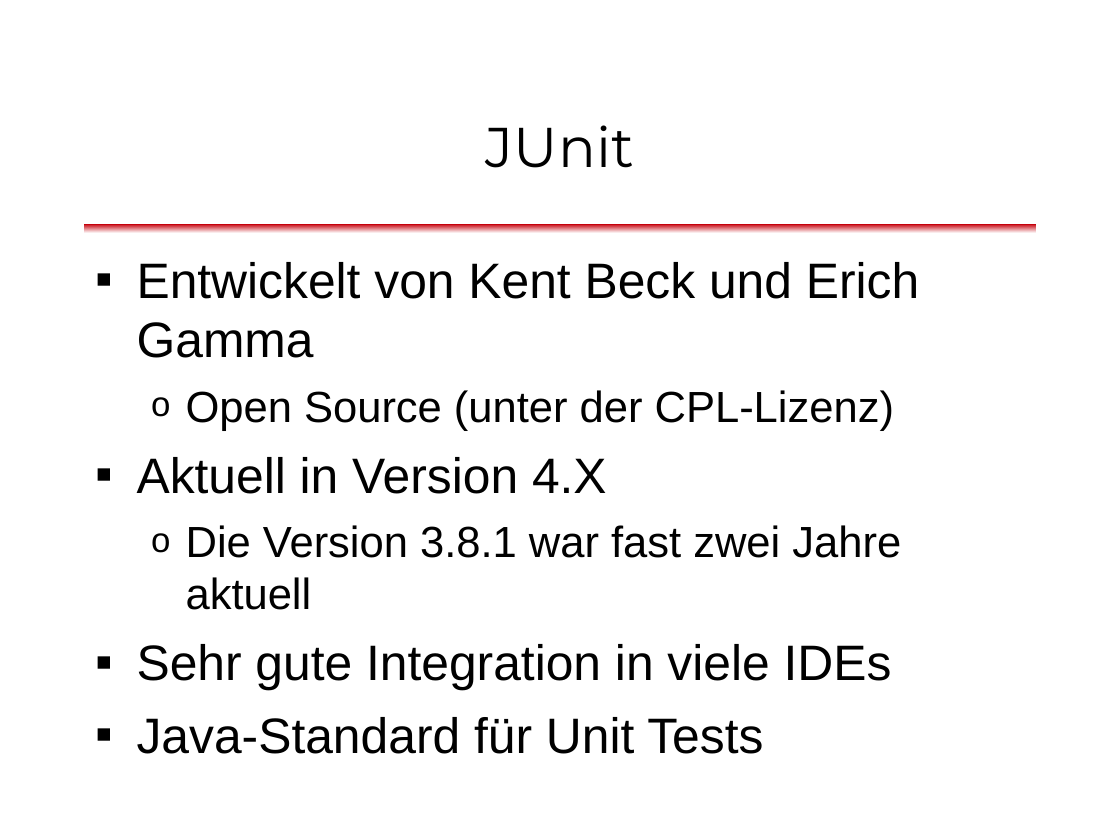
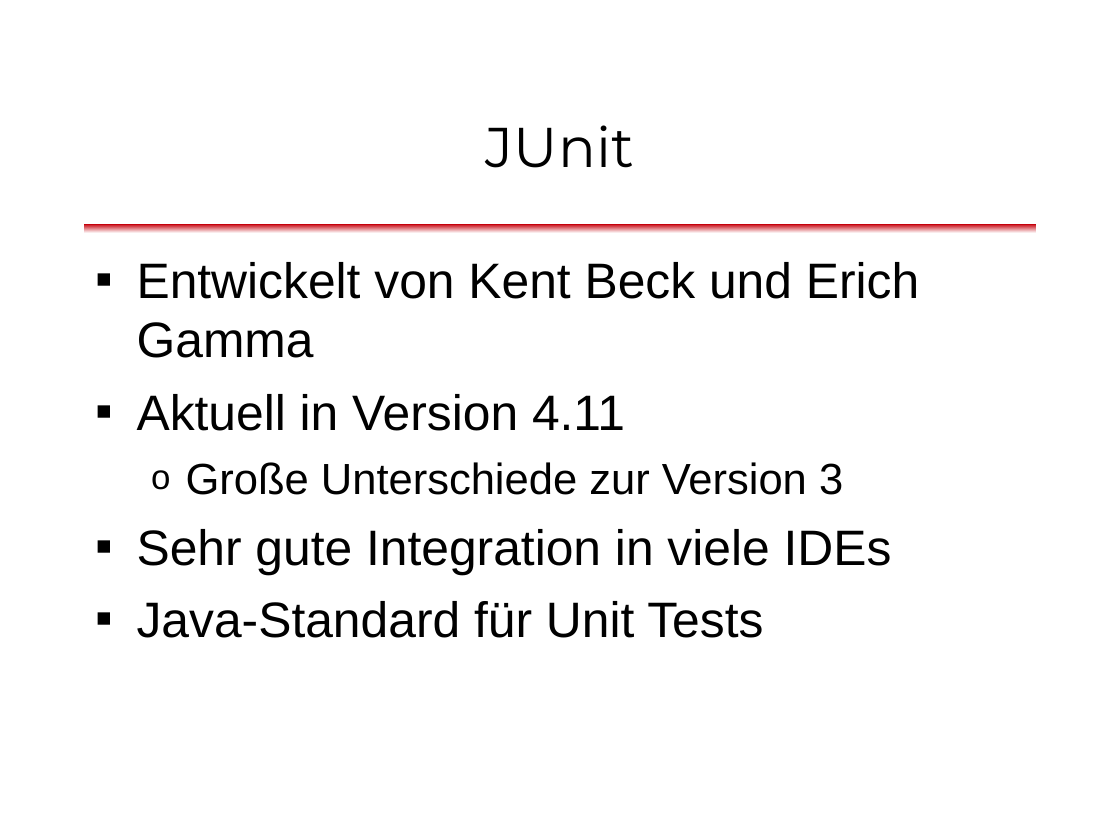
Before and after one commit to dlindner/vorlesung-se2-dhbw, a slide deck: slide 19 of added_2013/Unit Tests mit JUnit (2013).odp (slide 20 before the commit). Drawn at 1120x840 pixels with LibreOffice and Linux fonts; fonts in the diff are those of the drawing; background and template pictures are left out. Boxes give left, top, right and bottom in pixels: in the first picture for what was removed or moved away, otherwise in the second. Text is boxed around its words. In the diff, an @@ line names an element or a change of style, - is before the commit and + after.

Commit message:
Struktur eines JUnit-Tests erklärt

```diff
--- a/added_2013/Unit Tests mit JUnit (2013).odp
+++ b/added_2013/Unit Tests mit JUnit (2013).odp
@@ text at (x1=137, y1=394, x2=843, y2=495): text changed @@
-  o Open Source (unter der CPL-Lizenz)
-▪ Aktuell in Version 4.X
-  o Die Version 3.8.1 war fast zwei Jahre aktuell
+▪ Aktuell in Version 4.11
+  o Große Unterschiede zur Version 3
```
Also in this commit, not shown: 2 other slides changed, 4 slides added, 6 slides removed.
